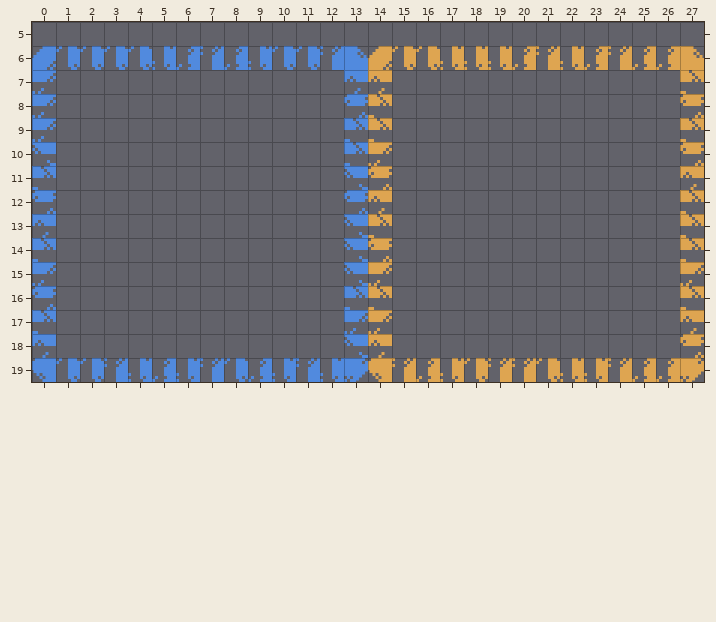
Level history. Tiled map (JSON): otto/assets/maps/scene5.json. The first picture shows the starting point.
Cells are 32x32 px. Shown: x 0..27, y 5..19.
New version:
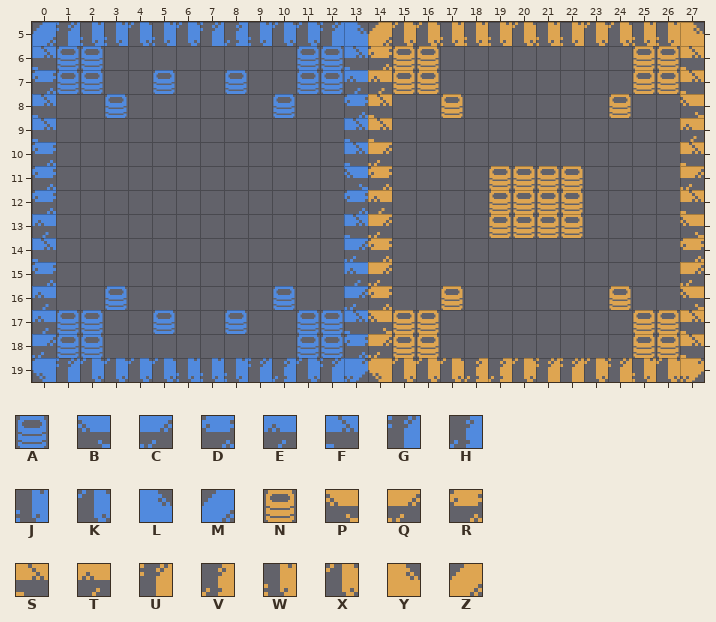
Key: from "otto": A 1, B 5, C 6, D 7, E 8, F 9, G 11, H 12, J 13, K 14, L 16, M 17, N 19, P 23, Q 24, R 25, S 26, T 27, U 28, V 29, W 30, X 31, Y 34, Z 35.
_ is an empty cell.
Edits made:
Layer "scene5":
y 5: x 0..27 ____________________________ -> MGJJKJKGHJKKGLZXXWWWXWWXXWWY
y 6: x 0..27 MKKKKJHGHJKKGLZXXWWWVUWVUVVY -> FAA________AAFRNN________NNS
y 7: x 0..2 C__ -> DAA; x 5 _ -> A; x 8 _ -> A; x 11..12 __ -> AA; x 15..16 __ -> NN; x 25..26 __ -> NN
y 8: x 0 C -> F; x 3 _ -> A; x 10 _ -> A; x 17 _ -> N; x 24 _ -> N; x 27 R -> P
y 9: x 0 C -> F; x 27 S -> T
y 10: x 0 B -> D; x 27 R -> S
y 11: x 0 F -> D; x 19..22 ____ -> NNNN; x 27 T -> Q
y 12: x 19..22 ____ -> NNNN
y 13: x 13..14 BS -> FQ; x 19..22 ____ -> NNNN; x 27 S -> P
y 14: x 13 B -> C; x 27 S -> R
y 15: x 0 C -> D; x 13 B -> E
y 16: x 0 D -> E; x 3 _ -> A; x 10 _ -> A; x 13..14 FS -> CR; x 17 _ -> N; x 24 _ -> N; x 27 S -> P
y 17: x 0..2 F__ -> EAA; x 5 _ -> A; x 8 _ -> A; x 11..16 __CQ__ -> AAFPNN; x 25..27 __T -> NNS
y 18: x 0..2 E__ -> CAA; x 11..16 __BT__ -> AADQNN; x 25..27 __R -> NNS
y 19: x 1 K -> G; x 3..5 GJH -> KKK; x 7..12 GKHJGJ -> JJGHKG; x 15..23 UVWXUUXWW -> XXXVVXUUX; x 25..26 VV -> WX
Changed places in both pictures, as pixel boxes (x1, y1, x2, y2):
changed: (32, 22, 704, 382)
